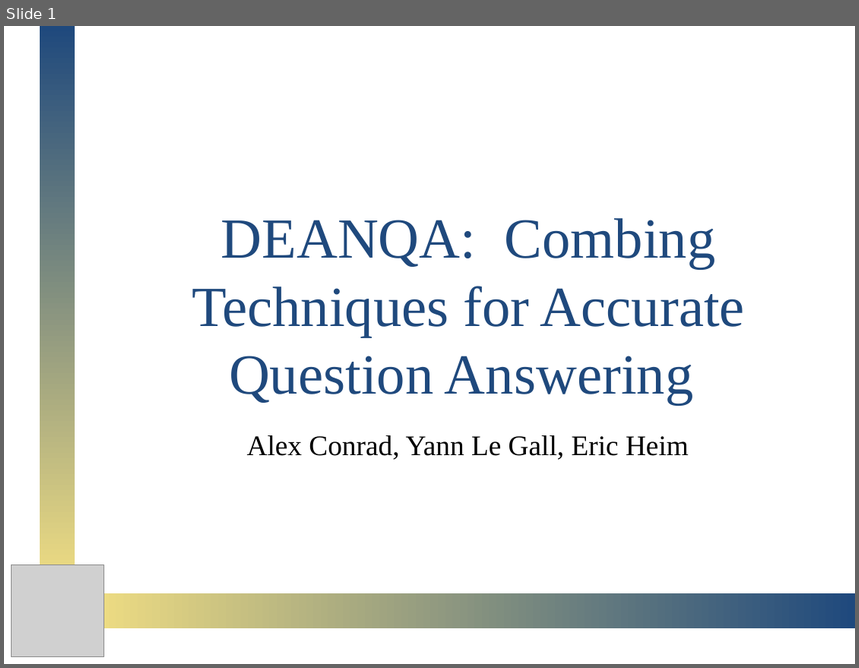
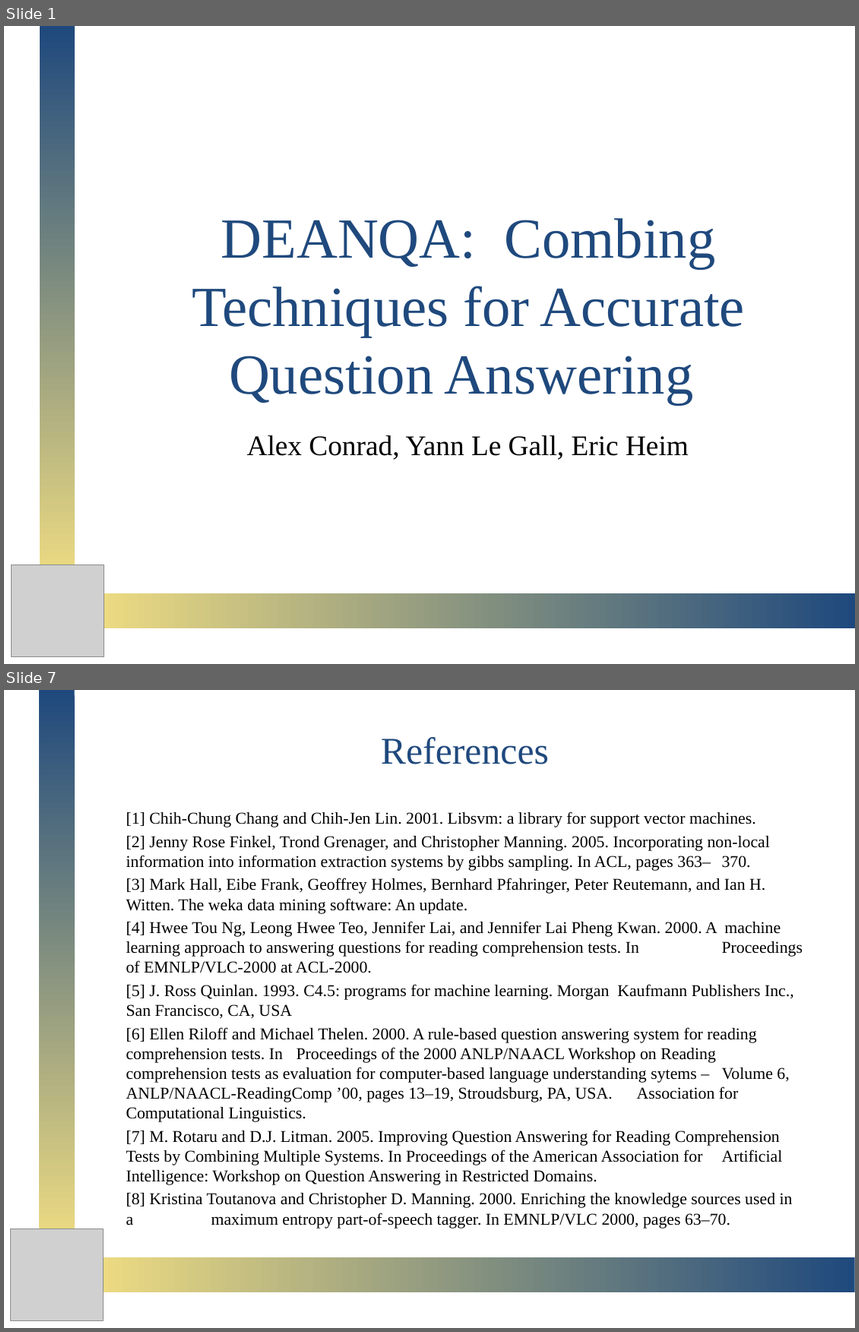
Before and after one commit to omgpotatoes/DEANQA, a slide deck: presentation/DeanQA.pptx. Shown one above the other, each under a label of ours: slide 1 before the commit, slides 1 and 7 after it; the slides between them are not shown. The pictures are 859x668 and 859x1332 pixels, drawn with LibreOffice and Linux fonts; fonts in the diff are those of the drawing; grey boxes stand for pictures. Boxes give left, top, right and bottom in pixels: in the first picture for what was removed or moved away, otherwise in the second. Text is boxed around its words. In the diff, an @@ line names an element or a change of style, - is before the commit and + after.

Commit message:
Added my SVM slides, System Model, Results, Conclusions, and References

```diff
--- a/presentation/DeanQA.pptx
+++ b/presentation/DeanQA.pptx
@@ slide 7 added at (4,690,855,1328), background #FFFFFF @@
@@ rectangle added at (39,691,75,1246), fill gradient #D2DDF1 to #1F497D to #EEDC82 @@
@@ title added at (381,737,549,764), 32 pt, text #1F497D @@
+References
@@ text added at (126,812,804,1229), 14 pt, text #000000 @@
+[1] Chih-Chung Chang and Chih-Jen Lin. 2001. Libsvm: a library for support vector machines.
+[2] Jenny Rose Finkel, Trond Grenager, and Christopher Manning. 2005. Incorporating non-local information into information extraction systems by gibbs sampling. In ACL, pages 363– 370.
+[3] Mark Hall, Eibe Frank, Geoffrey Holmes, Bernhard Pfahringer, Peter Reutemann, and Ian H. Witten. The weka data mining software: An update.
+[4] Hwee Tou Ng, Leong Hwee Teo, Jennifer Lai, and Jennifer Lai Pheng Kwan. 2000. A machine learning approach to answering questions for reading comprehension tests. In Proceedings of EMNLP/VLC-2000 at ACL-2000.
+[5] J. Ross Quinlan. 1993. C4.5: programs for machine learning. Morgan Kaufmann Publishers Inc., San Francisco, CA, USA
+[6] Ellen Riloff and Michael Thelen. 2000. A rule-based question answering system for reading comprehension tests. In Proceedings of the 2000 ANLP/NAACL Workshop on Reading comprehension tests as evaluation for computer-based language understanding sytems – Volume 6, ANLP/NAACL-ReadingComp ’00, pages 13–19, Stroudsburg, PA, USA. Association for Computational Linguistics.
+[7] M. Rotaru and D.J. Litman. 2005. Improving Question Answering for Reading Comprehension Tests by Combining Multiple Systems. In Proceedings of the American Association for Artificial Intelligence: Workshop on Question Answering in Restricted Domains.
+[8] Kristina Toutanova and Christopher D. Manning. 2000. Enriching the knowledge sources used in a maximum entropy part-of-speech tagger. In EMNLP/VLC 2000, pages 63–70.
@@ picture added at (11,1229,104,1321) @@
@@ rectangle added at (94,1258,854,1293), fill gradient #D2DDF1 to #1F497D to #EEDC82 @@
```
Also in this commit, not shown: 1 slide changed, 4 other slides added.
